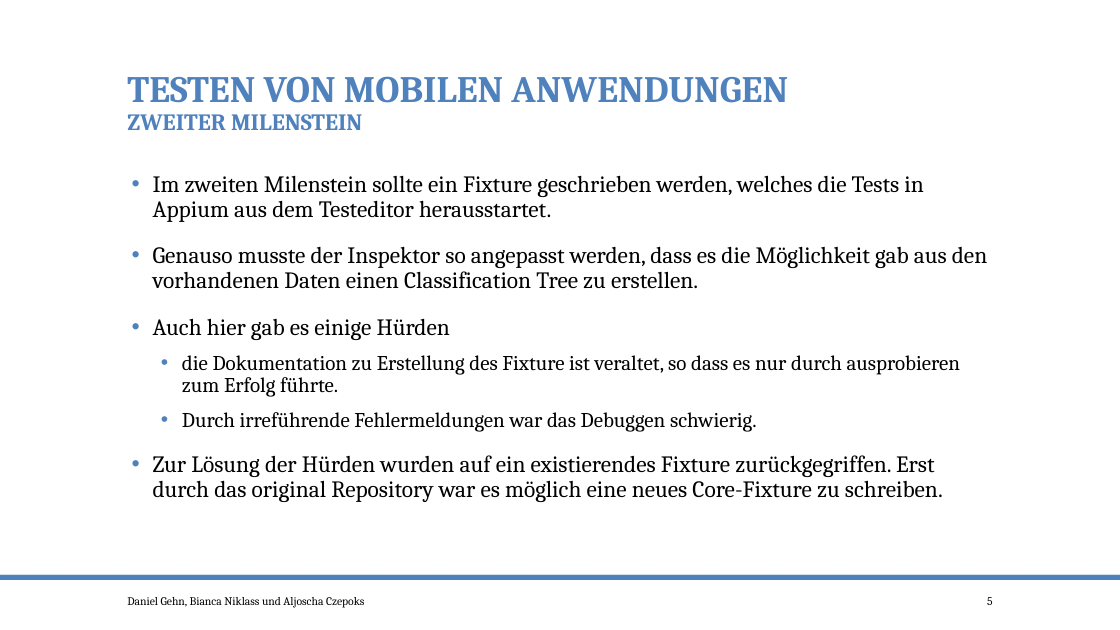
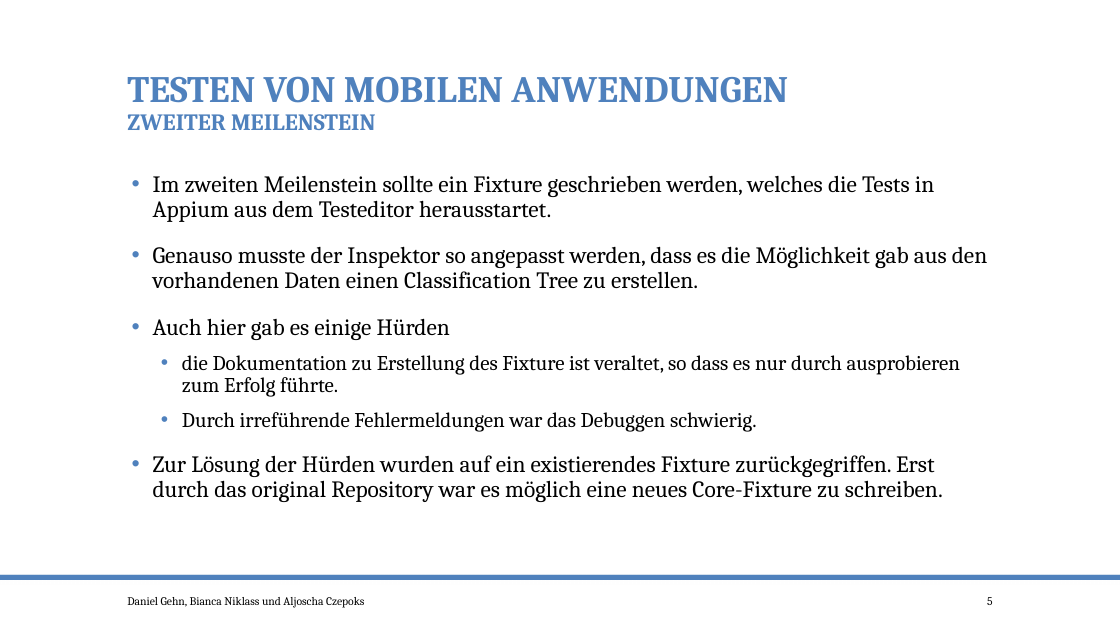
Before and after one commit to po-test-ws-2015/test-cycle, a slide deck: slide 5 of TestenMileStone3.pptx. Drawn at 1120x630 pixels with LibreOffice and Linux fonts; fonts in the diff are those of the drawing. Boxes give left, top, right and bottom in pixels: in the first picture for what was removed or moved away, otherwise in the second. Text is boxed around its words. In the diff, an @@ line names an element or a change of style, - is before the commit and + after.

Commit message:
Fixed typos

```diff
--- a/TestenMileStone3.pptx
+++ b/TestenMileStone3.pptx
@@ title at box(127, 76, 788, 130): text changed @@
-TESTEN VON MOBILEN ANWENDUNGEN
-ZWEITER MILENSTEIN
+TESTEN VON MOBILEN ANWENDUNGEN
+ZWEITER MEILENSTEIN
@@ text at box(153, 175, 934, 222): text changed @@
-• Im zweiten Milenstein sollte ein Fixture geschrieben werden, welches die Tests in Appium aus dem Testeditor herausstartet.
+• Im zweiten Meilenstein sollte ein Fixture geschrieben werden, welches die Tests in Appium aus dem Testeditor herausstartet.
```
Also in this commit, not shown: 2 other slides changed.
